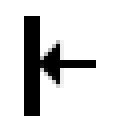
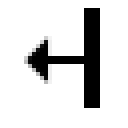
The second 128px x 128px image is a revision of the first. Changes to its layers:
hid "Capa 1 copia" over [24, 16, 96, 116]
showed "Capa 1", painted on it over [24, 8, 100, 108]
